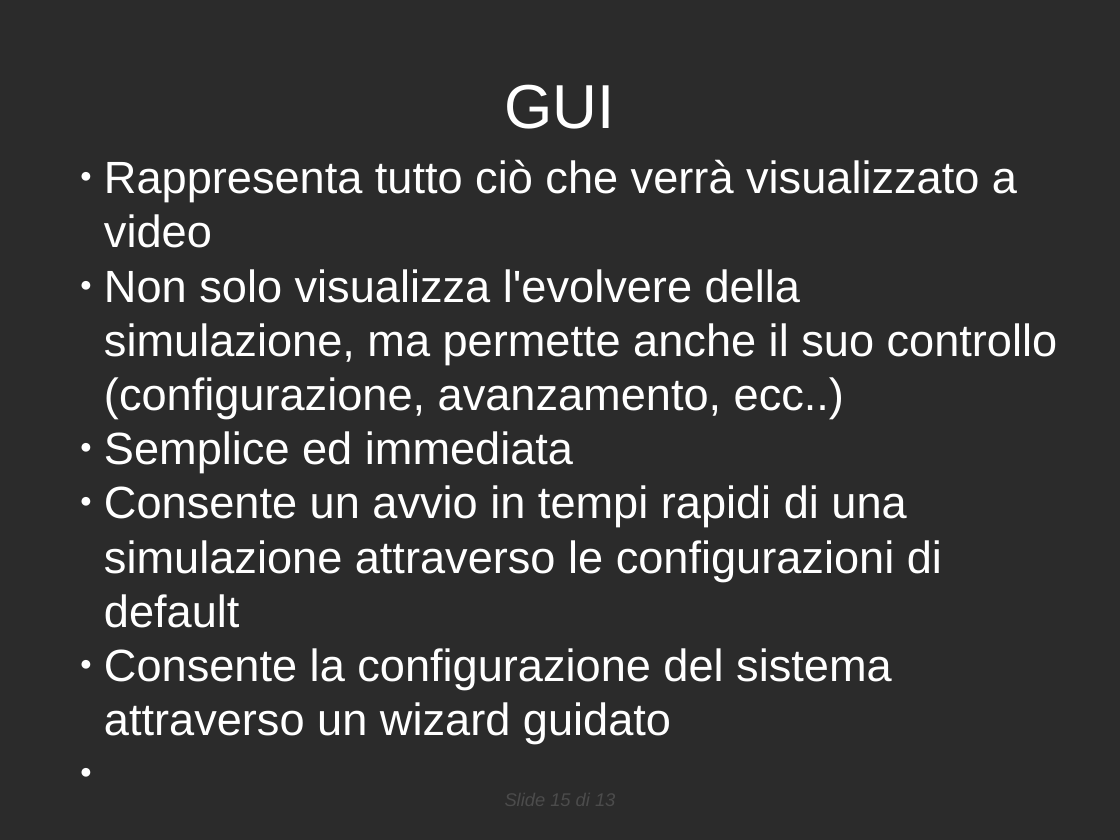
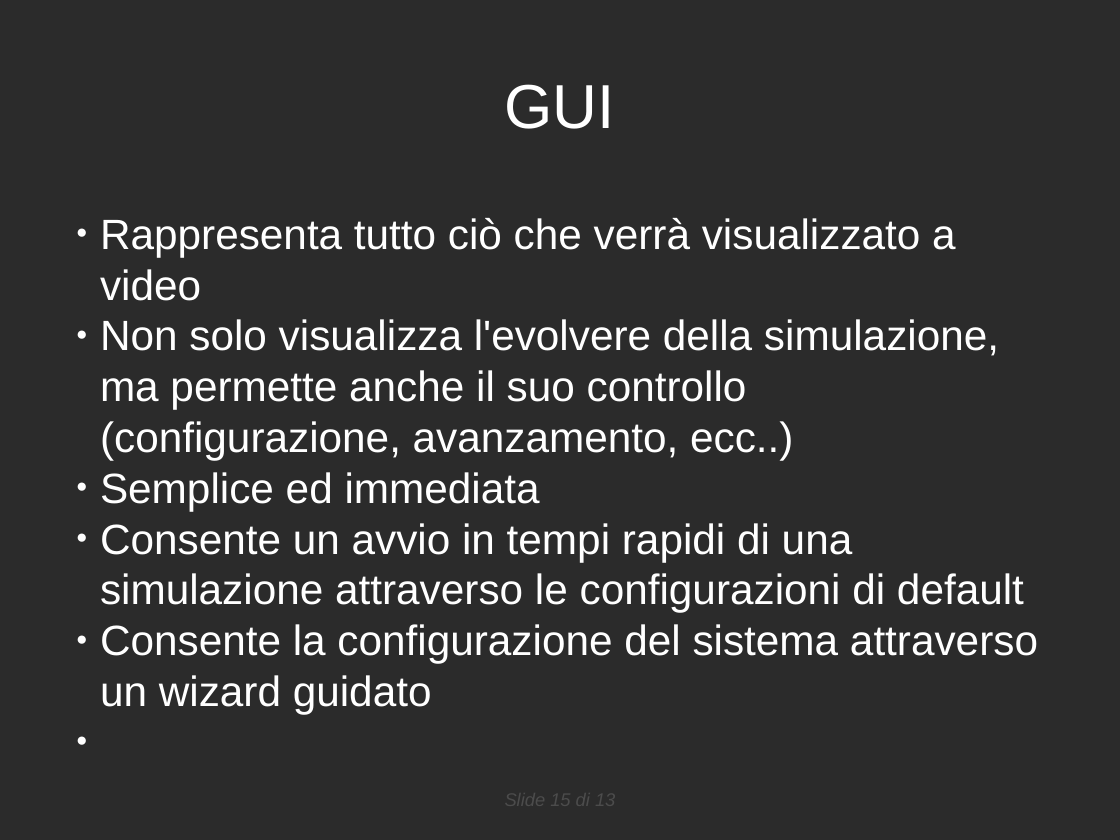
Before and after one commit to danybony/sigem, a slide deck: slide 15 of doc/RPP/presentazione.odp. Drawn at 1120x840 pixels with LibreOffice and Linux fonts; fonts in the diff are those of the drawing; background and template pictures are left out; a plain dark background stands for a picture behind light text. Boxes give left, top, right and bottom in pixels: in the first picture for what was removed or moved away, otherwise in the second. Text is boxed around its words. In the diff, an @@ line names an element or a change of style, - is before the commit and + after.

Commit message:
aggiustato il font per la slide 15

```diff
--- a/doc/RPP/presentazione.odp
+++ b/doc/RPP/presentazione.odp
@@ subtitle "Rappresenta tutto ciò che verrà ..." moved from (x1=104, y1=159, x2=1058, y2=744) to (x1=100, y1=218, x2=1038, y2=714) @@
@@ subtitle "Rappresenta tutto ciò che verrà ..." at (x1=100, y1=218, x2=1038, y2=714): size 32 to 30 pt @@
```
Also in this commit, not shown: 2 other slides changed.
